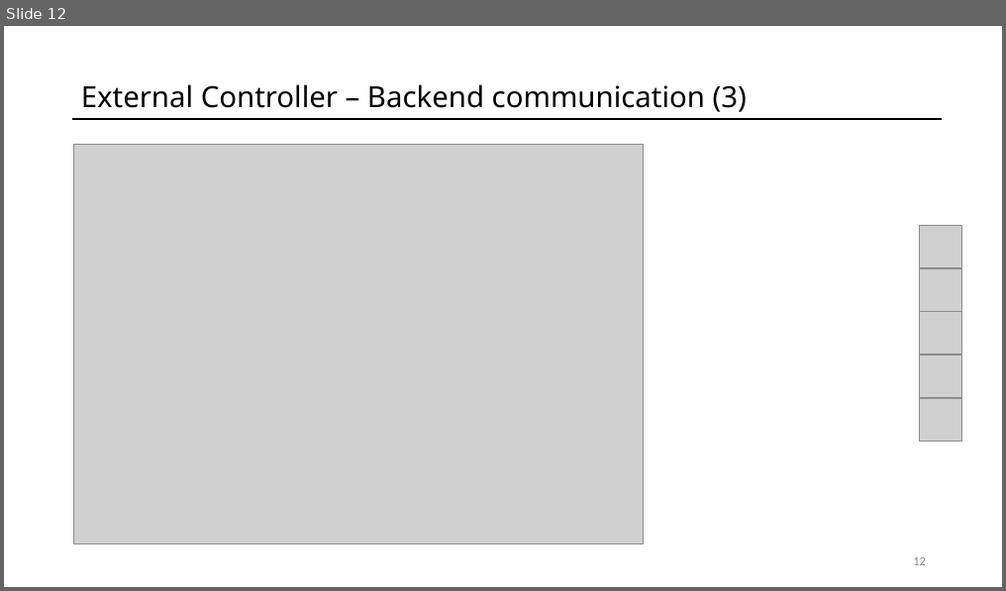
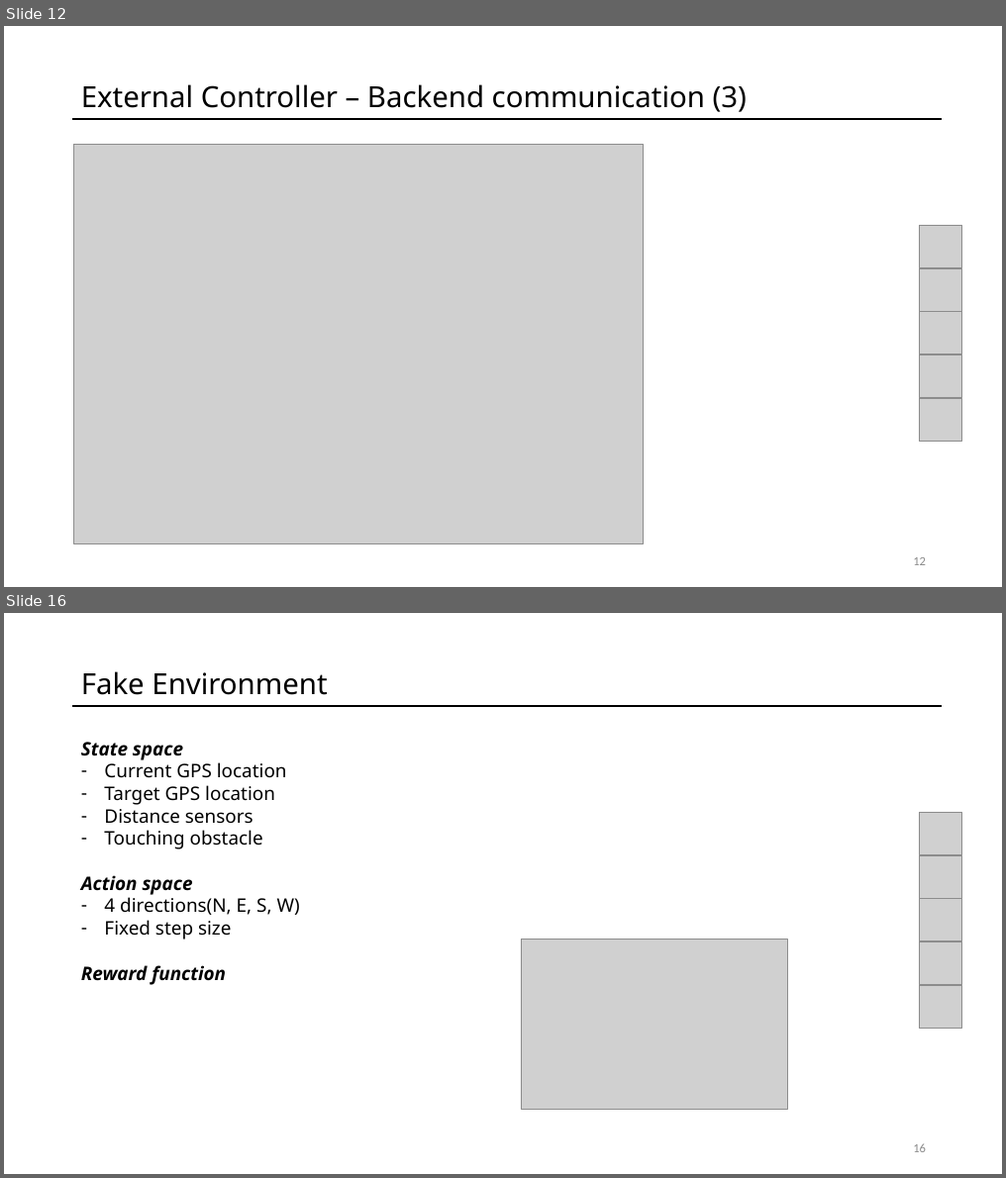
Before and after one commit to fpedd/ees-pees, a slide deck: orga/milestone_presentations/MP2.pptx. Shown one above the other, each under a label of ours: slide 12 before the commit, slides 12 and 16 after it; the slides between them are not shown. The pictures are 1006x591 and 1006x1178 pixels, drawn with LibreOffice and Linux fonts; fonts in the diff are those of the drawing; grey boxes stand for pictures. Boxes give left, top, right and bottom in pixels: in the first picture for what was removed or moved away, otherwise in the second. Text is boxed around its words. In the diff, an @@ line names an element or a change of style, - is before the commit and + after.

```diff
--- a/orga/milestone_presentations/MP2.pptx
+++ b/orga/milestone_presentations/MP2.pptx
@@ slide 16 added at (x1=4, y1=613, x2=1002, y2=1174), background #FFFFFF; not listed: 1 template element that a slide beside it also shows @@
@@ text added at (x1=81, y1=671, x2=327, y2=695), 28 pt, text #000000 @@
+Fake Environment
@@ text added at (x1=81, y1=742, x2=300, y2=985), 18 pt, text #000000 @@
+State space
+– Current GPS location
+– Target GPS location
+– Distance sensors
+– Touching obstacle
+Action space
+– 4 directions(N, E, S, W)
+– Fixed step size
+Reward function
@@ group added at (x1=920, y1=812, x2=962, y2=1029): 5 pictures @@
@@ picture added at (x1=521, y1=940, x2=787, y2=1109) @@
@@ page number added at (x1=913, y1=1144, x2=926, y2=1153), 12 pt, text #8C8C8C @@
+16
```
Also in this commit, not shown: 1 slide changed, 8 other slides added, 3 slides removed.
